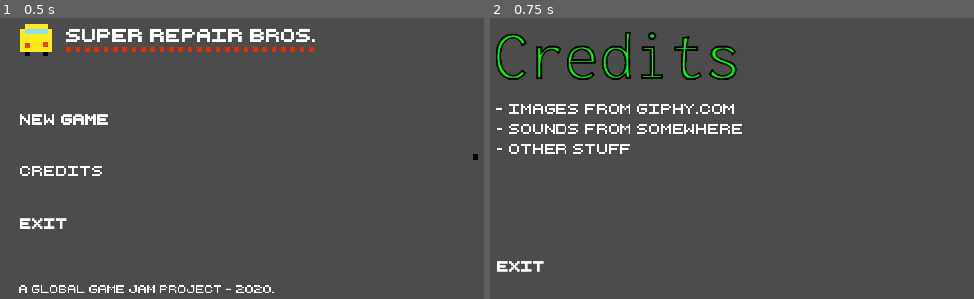
Above: before the commit, frames 1-2 (left to right).
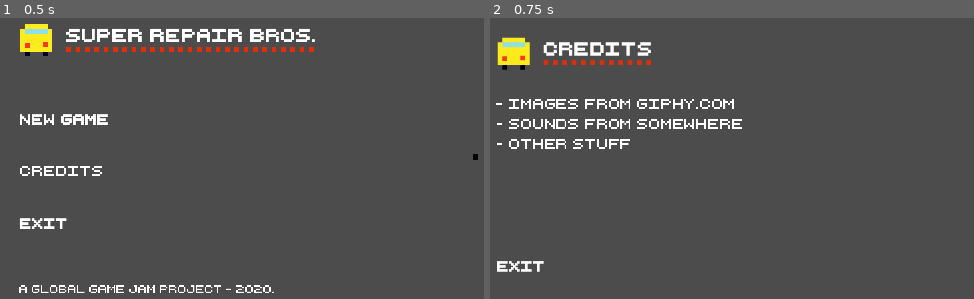
Above: after the commit, the same moments.

Repository: super-repair-bros/super-repair-bros
Game: Godot game, scene res://Scenes/TitleScreen/TitleScreen.tscn
The game is run twice, just before and just after one commit, with the same random seed, the same clock (stepped at 60 frames per second) and the same inputs.
Inputs (mouse positions are in pixels of both pictures, inside the frame that each line leads up to):
- Up to frame 1 (0.5 s): no input
- Up to frame 2 (0.75 s): click (659, 172) at 0.5 s

Frame 1 is identical in both runs. In frame 2, 6.1% of the frame differs, in the area x 1-53%, y 4-49%.

Commit message:
change credit title image

Diff:
--- a/Scenes/Credits/Credits.tscn
+++ b/Scenes/Credits/Credits.tscn
@@ -1,6 +1,6 @@
 [gd_scene load_steps=7 format=2]
 
-[ext_resource path="res://Assets/Graphics/text/Credits.png" type="Texture" id=1]
+[ext_resource path="res://Assets/Graphics/text/credits.png" type="Texture" id=1]
 [ext_resource path="res://Assets/Fonts/retro_computer_personal_use.ttf" type="DynamicFontData" id=2]
 [ext_resource path="res://Assets/Graphics/text/text_exit.png" type="Texture" id=3]
 [ext_resource path="res://Assets/Graphics/text/text_exit_focus.png" type="Texture" id=4]
@@ -26,11 +26,11 @@
 
 [node name="VBoxContainer2" type="VBoxContainer" parent="MarginContainer"]
 margin_right = 952.0
-margin_bottom = 387.0
+margin_bottom = 376.0
 
 [node name="VBoxContainer" type="VBoxContainer" parent="MarginContainer/VBoxContainer2"]
 margin_right = 952.0
-margin_bottom = 335.0
+margin_bottom = 324.0
 size_flags_vertical = 3
 custom_constants/separation = 30
 __meta__ = {
@@ -39,22 +39,22 @@
 
 [node name="Credits" type="TextureRect" parent="MarginContainer/VBoxContainer2/VBoxContainer"]
 margin_right = 952.0
-margin_bottom = 72.0
+margin_bottom = 64.0
 texture = ExtResource( 1 )
 
 [node name="RichTextLabel" type="Label" parent="MarginContainer/VBoxContainer2/VBoxContainer"]
-margin_top = 102.0
+margin_top = 94.0
 margin_right = 952.0
-margin_bottom = 192.0
+margin_bottom = 184.0
 custom_fonts/font = SubResource( 1 )
 text = "- Images from giphy.com
 - Sounds from somewhere
 - Other stuff"
 
 [node name="Exit" type="TextureButton" parent="MarginContainer/VBoxContainer2"]
-margin_top = 339.0
+margin_top = 328.0
 margin_right = 952.0
-margin_bottom = 387.0
+margin_bottom = 376.0
 texture_normal = ExtResource( 3 )
 texture_hover = ExtResource( 4 )
 
Binary file removed: Assets/Graphics/text/Credits.png
Binary file removed: Assets/Graphics/text/CreditsText.png
Not shown, changed: Assets/Graphics/text/credits.png.import
Not shown, changed: Assets/Graphics/tiles/road_3_ends.png.import
Not shown, removed: Assets/Graphics/text/Credits.xcf
Not shown, removed: Assets/Graphics/text/CreditsText.xcf
